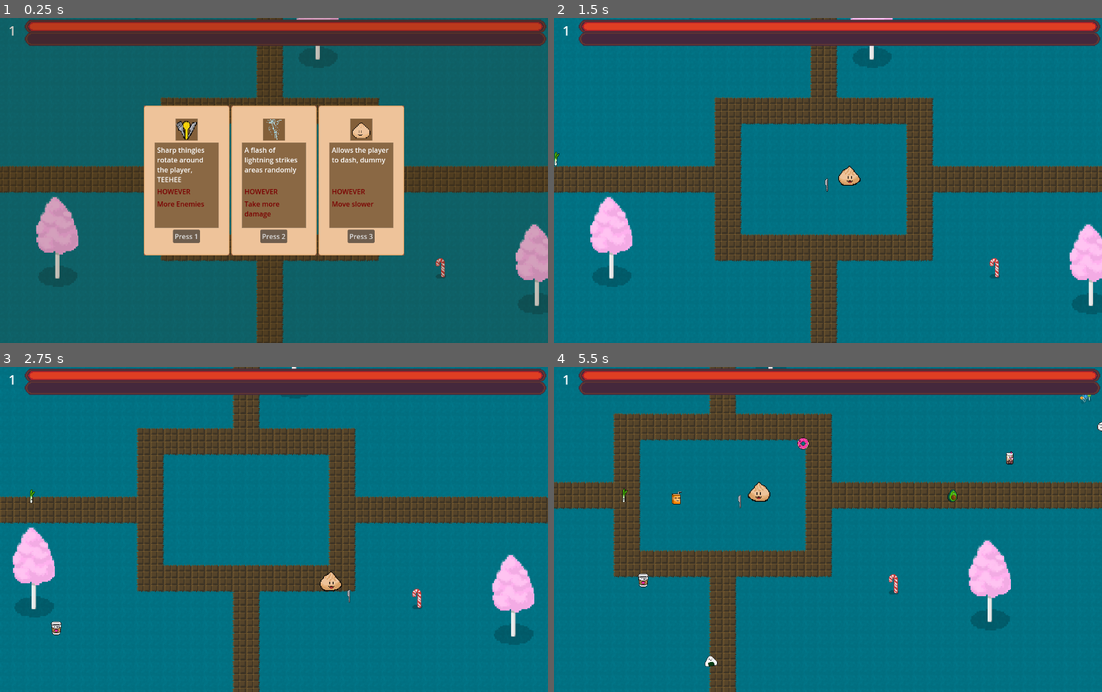
Above: before the commit, frames 1-4 (two rows, left to right).
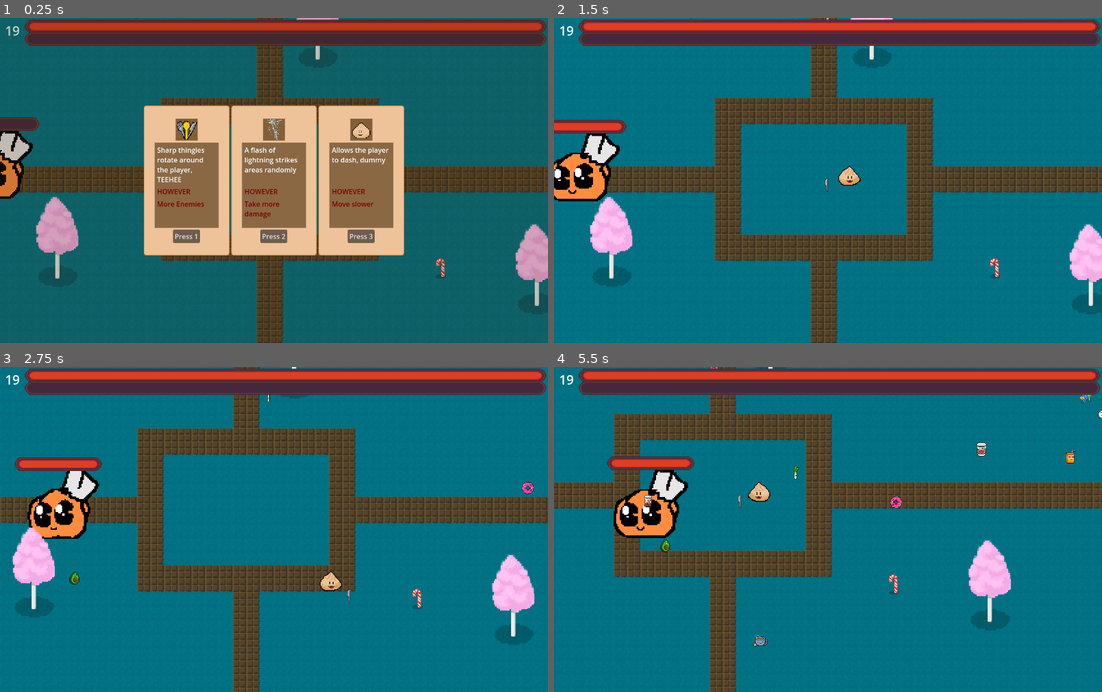
Above: after the commit, the same moments.

Repository: SteamedKoko/Gluttony
Game: Godot game, scene res://scenes/arena/arena.tscn
Same seed, same stepped clock (60 frames per second), same inputs: the game is played once before the commit and once after it.
Inputs:
- Up to frame 1 (0.25 s): no input
- Up to frame 2 (1.5 s): click "Press 1" at 0.5 s; tap Enter at 1.25 s; hold F (right) from 1.28 s (still down); hold Enter from 1.28 s (still down)
- Up to frame 3 (2.75 s): release F (right) at 2.03 s; release Enter at 2.03 s; hold Down (down) from 2.03 s (still down); tap J (dash) at 2.1 s; tap Enter at 2.3 s
- Up to frame 4 (5.5 s): release Down (down) at 2.78 s; hold F (right) 2.78-3.53 s; hold Enter 2.78-3.53 s; hold Up (up) 3.53-4.28 s; tap Enter at 3.6, 4.55, 5.1 s; hold J (dash) 4.28-5.03 s; hold S (left) from 4.28 s (still down)

The runs differ from the first frame. In frame 1, 1.2% of the frame differs, in the area x 0-8%, y 2-56%; in frame 2, 2.4%; in frame 3, 2.8%; in frame 4, 3.3%, in the area x 1-100%, y 0-93%.

Commit message:
fix: music too loud; bosses not respawning

Diff:
--- a/components/skill_manager/skill_manager.gd
+++ b/components/skill_manager/skill_manager.gd
@@ -5,10 +5,10 @@
 var monster_scale_multiplyer = 1
 
 func _ready() -> void:
-	pass
 	# for i in range(20):
 	# 	add_skill(skills.FIRE)
 	# 	add_skill(skills.LIGHTNING)
+	pass
 
 enum skills {
 	# AURA, #todo
--- a/globals/MusicPlayer.tscn
+++ b/globals/MusicPlayer.tscn
@@ -1,8 +1,8 @@
 [gd_scene load_steps=5 format=3 uid="uid://bgncdq8kvpbh8"]
 
 [ext_resource type="Script" uid="uid://kbc5i4ki4y8x" path="res://globals/music_player.gd" id="1_pj1n4"]
-[ext_resource type="AudioStream" uid="uid://bstm4oe7gyywp" path="res://music/mega.mp3" id="1_xq43w"]
 [ext_resource type="AudioStream" uid="uid://dr87pjti1ns1o" path="res://music/gym.mp3" id="2_pj1n4"]
+[ext_resource type="AudioStream" uid="uid://b0vfpcy78pj8u" path="res://music/mega_lower.mp3" id="3_24ffr"]
 
 [sub_resource type="AudioStreamInteractive" id="AudioStreamInteractive_24ffr"]
 clip_count = 2
@@ -10,7 +10,7 @@
 clip_0/stream = ExtResource("2_pj1n4")
 clip_0/auto_advance = 0
 clip_1/name = &"Post"
-clip_1/stream = ExtResource("1_xq43w")
+clip_1/stream = ExtResource("3_24ffr")
 clip_1/auto_advance = 0
 
 [node name="MusicPlayer" type="Node"]
--- a/globals/game_manager.gd
+++ b/globals/game_manager.gd
@@ -42,6 +42,7 @@
 func _ready() -> void:
 	#TODO fix post and pausing all busted up with menus
 	load_up_shiat()
+	player.current_level = 19
 	# load_test()
 
 func load_test() -> void:
@@ -101,6 +102,8 @@
 	for child in get_tree().get_first_node_in_group("Stage").get_children():
 		child.queue_free()
 
+	spawned_mini_boss = false
+	spawned_main_boss = false
 	general_spawn_timer.queue_free()
 	batch_spawn_timer.queue_free()
 	spawner.queue_free()
Not shown, removed: music/mega.mp3.import
Not shown, added: music/mega_lower.mp3.import
Not shown, removed: music/mega.mp3
Not shown, added: music/mega_lower.mp3
